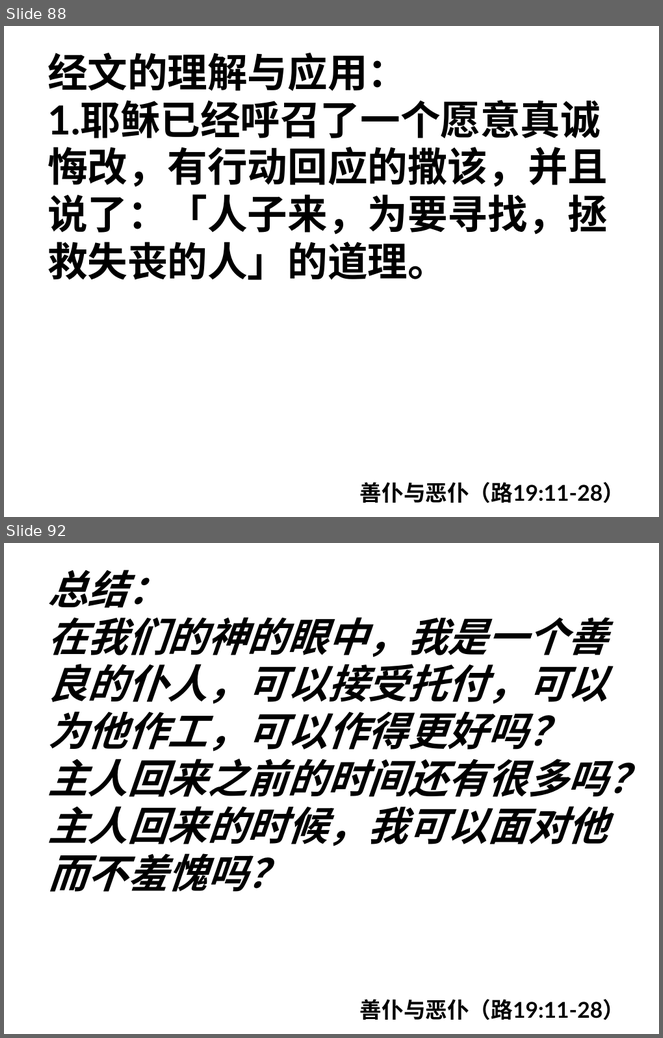
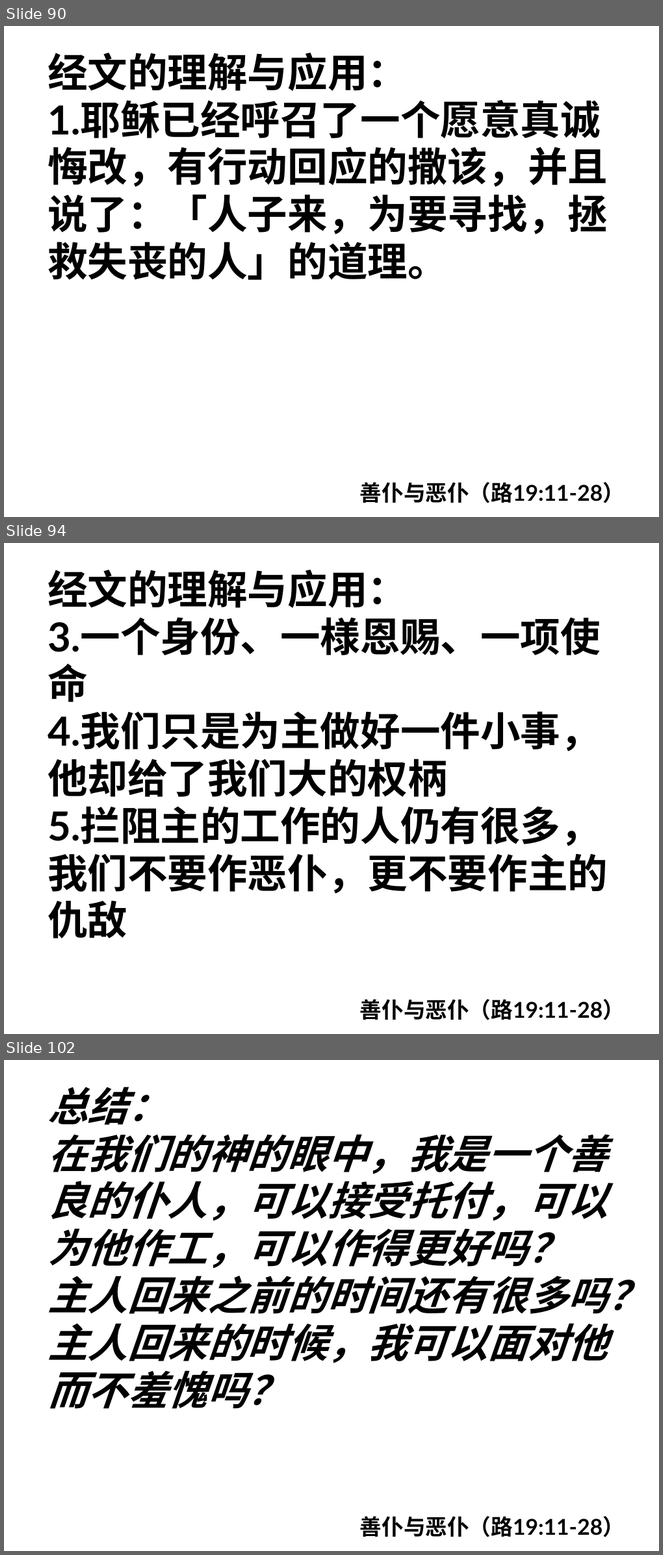
Before and after one commit to jackey-qiu/pyworship, a slide deck: 2023-08-16.pptx. Shown one above the other, each under a label of ours: slides 88 and 92 before the commit, slides 90, 94 and 102 after it; the slides between them are not shown. The pictures are 663x1038 and 663x1555 pixels, drawn with LibreOffice and Linux fonts; fonts in the diff are those of the drawing. Boxes give left, top, right and bottom in pixels: in the first picture for what was removed or moved away, otherwise in the second. Text is boxed around its words. In the diff, an @@ line names an element or a change of style, - is before the commit and + after.

```diff
--- a/2023-08-16.pptx
+++ b/2023-08-16.pptx
@@ slide 94 added at <box>4,543,659,1034</box>, background #FFFFFF @@
@@ text added at <box>48,570,608,939</box>, 44 pt, text #000000, bold @@
+经文的理解与应用：
+3.一个身份、一様恩赐、一项使命
+4.我们只是为主做好一件小事，他却给了我们大的权柄
+5.拦阻主的工作的人仍有很多，我们不要作恶仆，更不要作主的仇敌
@@ text added at <box>360,999,625,1021</box>, 24 pt, text #000000, bold @@
+善仆与恶仆（路19:11-28）
@@ what was slide 88 is now slide 90 @@
@@ what was slide 92 is now slide 102 @@
```
Also in this commit, not shown: 5 slides changed, 8 other slides added, 1 other file.
